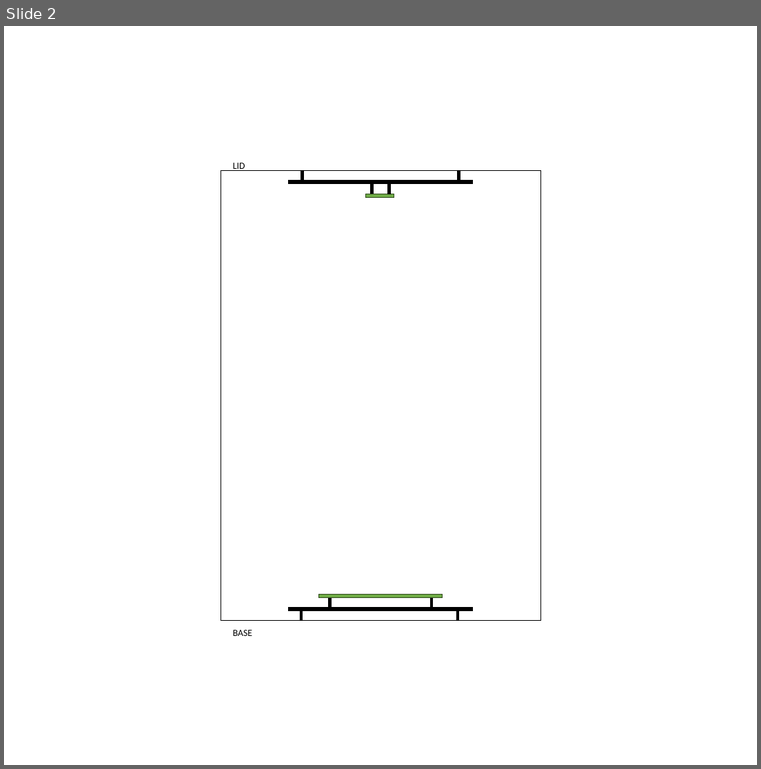
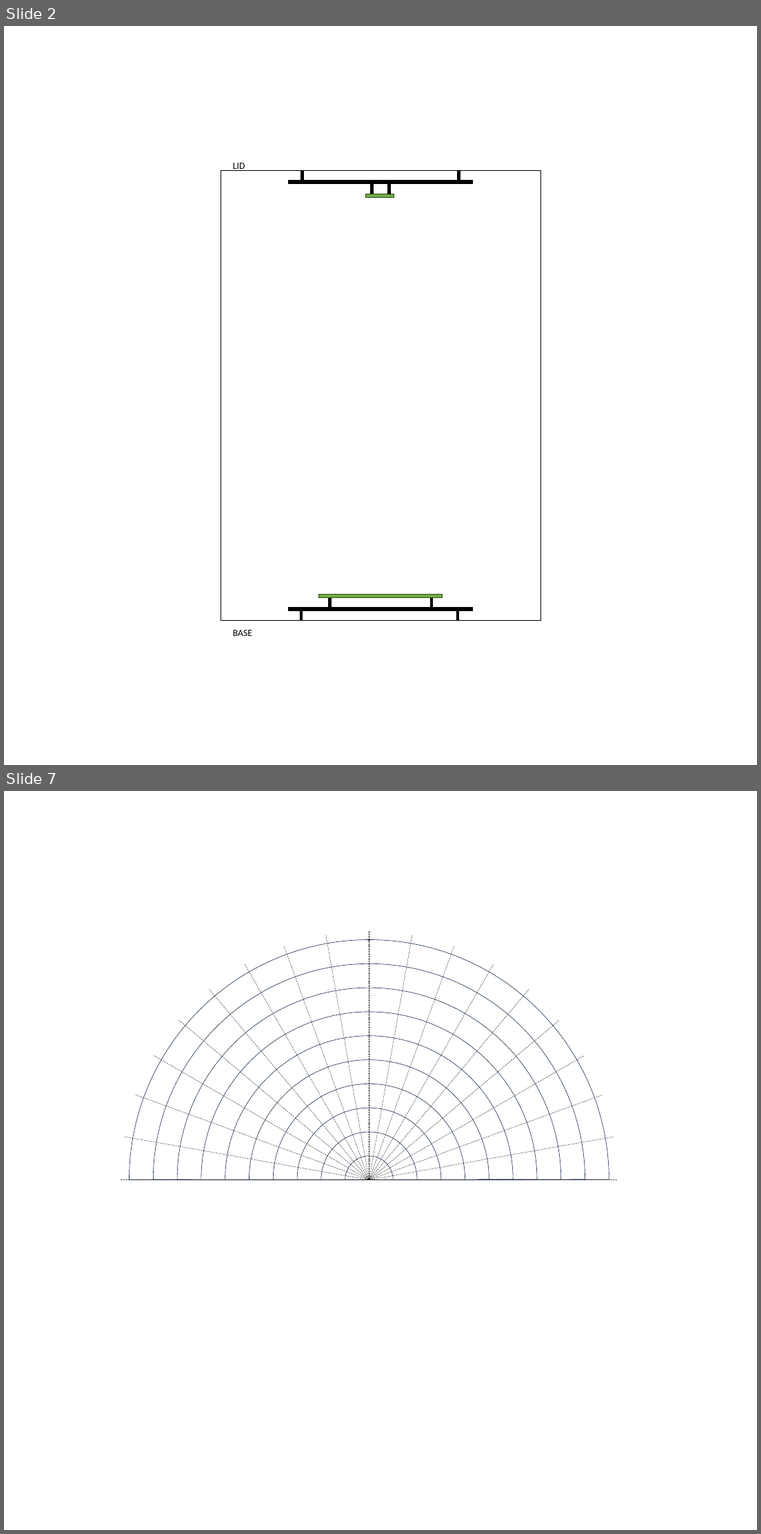
Before and after one commit to SarahTallack/PAR-Measurement, a slide deck: Testing/Testing rig configuration idea.pptx. Shown one above the other, each under a label of ours: slide 2 before the commit, slides 2 and 7 after it; the slides between them are not shown. The pictures are 761x769 and 761x1534 pixels, drawn with LibreOffice and Linux fonts; fonts in the diff are those of the drawing. Boxes give left, top, right and bottom in pixels: in the first picture for what was removed or moved away, otherwise in the second. Text is boxed around its words. In the diff, an @@ line names an element or a change of style, - is before the commit and + after.

```diff
--- a/Testing/Testing rig configuration idea.pptx
+++ b/Testing/Testing rig configuration idea.pptx
@@ slide 7 added at [4,791,757,1530], background #FFFFFF @@
@@ ellipse added at [369,939,370,941], fill #000000, outline #000000 1 pt @@
@@ group added at [121,931,618,1179]: 18 lines @@
@@ group added at [129,939,609,1420]: 10 pie slice (boxed as its full ellipse)s @@
```
Also in this commit, not shown: 1 slide changed, 7 other slides added, 1 slide removed, 44 other files.
